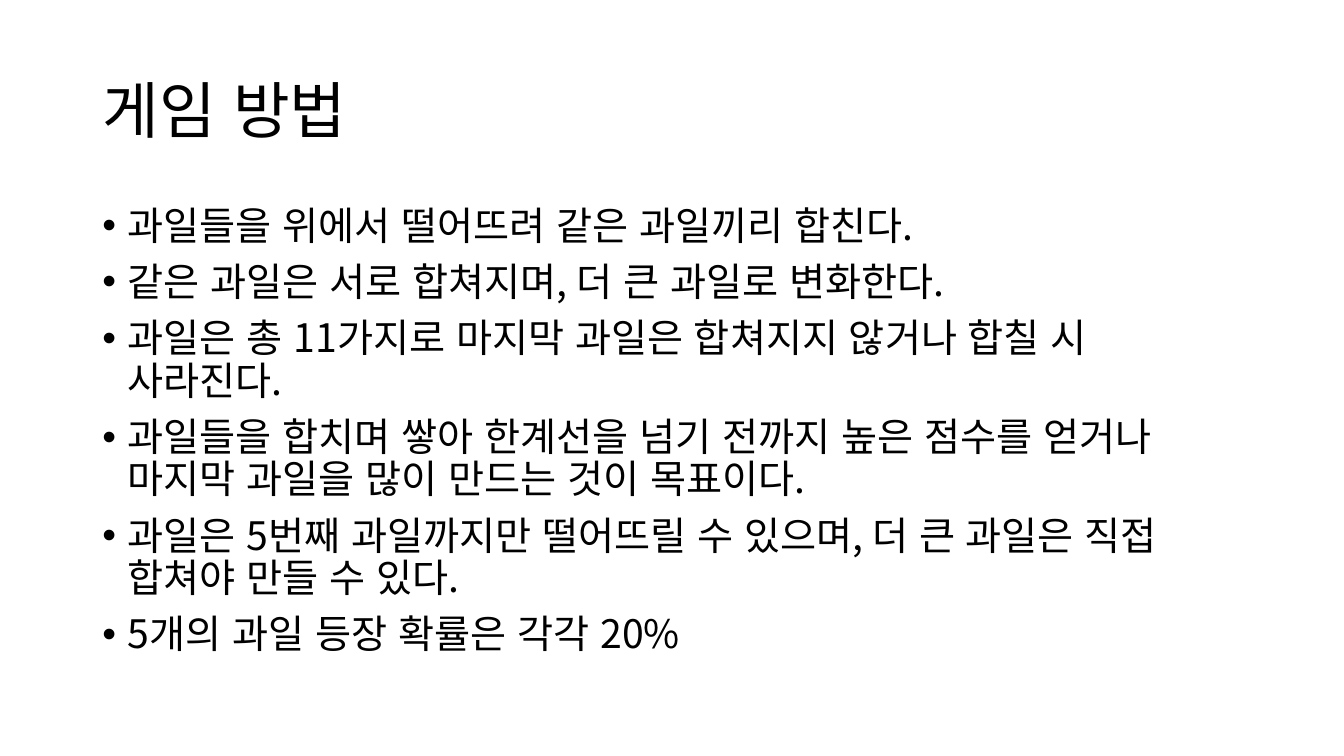
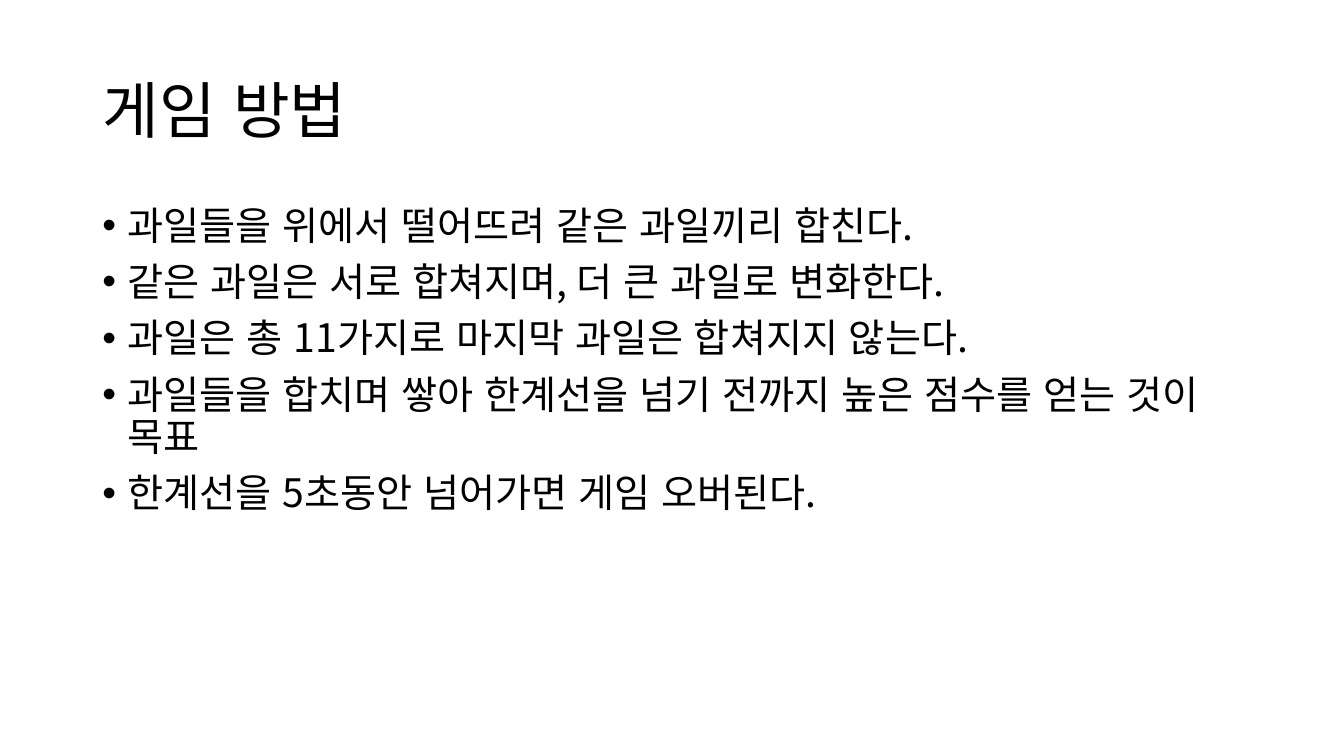
Before and after one commit to AniWhY0909/SSC_WM_Project, a slide deck: slide 2 of Documents/Suika.Watermelon/기획서(박정우).pptx. Drawn at 1344x756 pixels with LibreOffice and Linux fonts; fonts in the diff are those of the drawing. Boxes give left, top, right and bottom in pixels: in the first picture for what was removed or moved away, otherwise in the second. Text is boxed around its words. In the diff, an @@ line names an element or a change of style, - is before the commit and + after.

```diff
--- a/Documents/Suika.Watermelon/기획서(박정우).pptx
+++ b/Documents/Suika.Watermelon/기획서(박정우).pptx
@@ text at [128,319,1198,510]: text changed @@
-• 과일은 총 11가지로 마지막 과일은 합쳐지지 않거나 합칠 시 사라진다.
-• 과일들을 합치며 쌓아 한계선을 넘기 전까지 높은 점수를 얻거나 마지막 과일을 많이 만드는 것이 목표이다.
-• 과일은 5번째 과일까지만 떨어뜨릴 수 있으며, 더 큰 과일은 직접 합쳐야 만들 수 있다.
-• 5개의 과일 등장 확률은 각각 20%
+• 과일은 총 11가지로 마지막 과일은 합쳐지지 않는다.
+• 과일들을 합치며 쌓아 한계선을 넘기 전까지 높은 점수를 얻는 것이 목표
+• 한계선을 5초동안 넘어가면 게임 오버된다.
```
Also in this commit, not shown: 6 other slides changed, 2 slides added, 1 slide removed.
